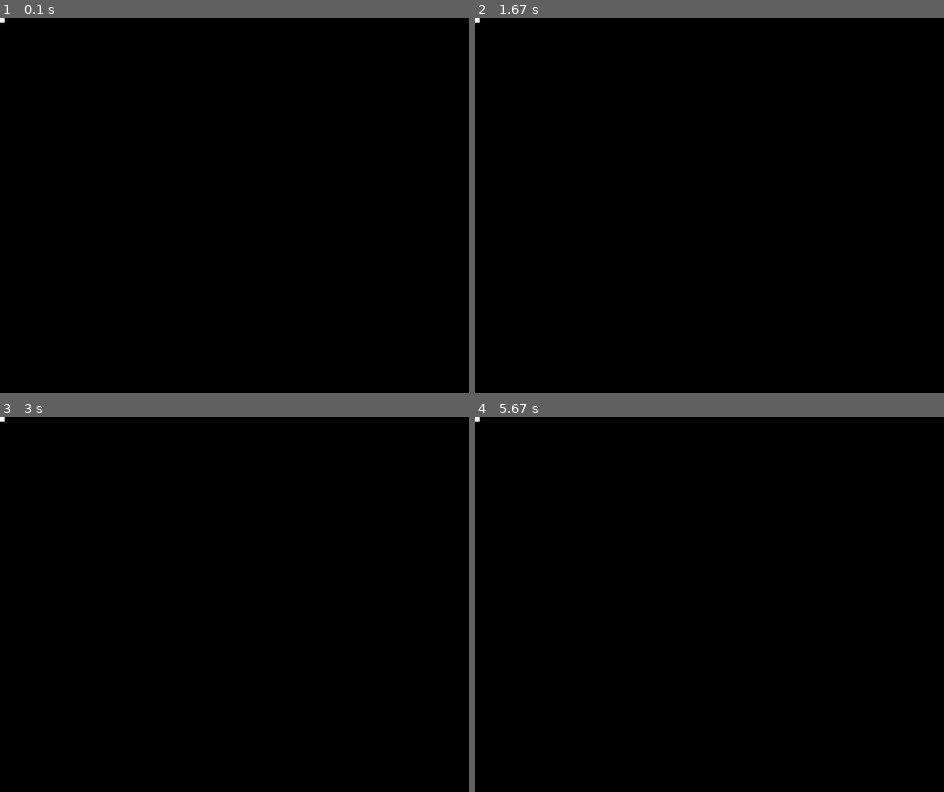
Above: before the commit, frames 1-4 (two rows, left to right).
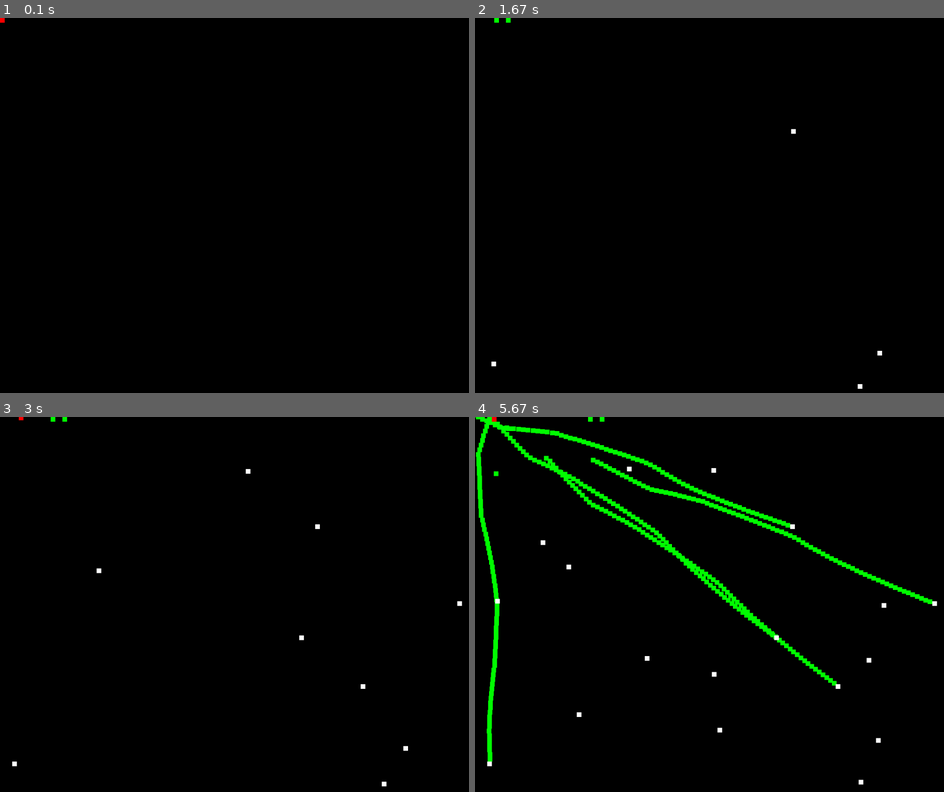
Above: after the commit, the same moments.

Repository: DominantaDev/battlepygame
Game: pygame game, started from main.py
Two runs of this game, one before a commit and one after it. Both use one fixed random seed, a clock stepped at 60 frames per second and the inputs below.
Inputs:
- Up to frame 1 (0.1 s): no input
- Up to frame 2 (1.67 s): hold Space 0.33-0.8 s; hold Right 0.33-0.8 s; hold Right 0.83-1.3 s; hold D 0.83-1.3 s; tap Space at 0.9, 1.2, 1.4 s; hold Up 1.33-1.63 s; hold W 1.33-1.63 s
- Up to frame 3 (3 s): hold Right 1.67-2.13 s; hold D 1.67-2.13 s; tap Space at 1.73, 2.03, 2.23, 2.53, 2.8 s; hold Left 2.17-2.7 s; hold A 2.17-2.7 s; hold Down from 2.73 s (still down); hold S from 2.73 s (still down)
- Up to frame 4 (5.67 s): release Down at 3.03 s; release S at 3.03 s; hold Left 3.07-3.47 s; hold A 3.07-3.47 s; tap Space at 3.13, 3.43, 3.57, 3.97, 4.27, 4.63, 5.03, 5.33, 5.53 s; hold Up 3.5-3.87 s; hold W 3.5-3.87 s; hold Right 3.9-4.53 s; hold D 3.9-4.53 s; hold Down 4.57-4.93 s; hold S 4.57-4.93 s; hold Left 4.97-5.43 s; hold A 4.97-5.43 s; hold Right from 5.47 s (still down); hold D from 5.47 s (still down)

The runs differ from the first frame. In frame 1, less than 0.1% of the frame differs, in the area x 0-1%, y 0-2%; in frame 2, 0.1%; in frame 3, 0.2%; in frame 4, 5.1%, in the area x 0-99%, y 0-99%.

Commit message:
rabochya versiya tut tipo vragi menyaut deystviya i krutaya vrode structura

Diff:
--- a/enemy.py
+++ b/enemy.py
@@ -1,11 +1,10 @@
 from vector2 import *
 from entity import Entity
-from enums import *
 from random import choice
 import consts
 
 class Enemy(Entity):
-    def __init__(self, pos: Vector2 = VectorZero, speed: int = 100, damage: int = 10, buffer_actions=[]):
-        super().__init__()
+    def __init__(self, pos: Vector2 = VectorZero, target = VectorZero, speed: int = 50, damage: int = 10, buffer_actions=[]):
+        super().__init__(pos=pos, speed=speed, buffer_actions=buffer_actions, target=target)
         self.damage = damage
         self.buffer_actions = [self.Walk, self.Shoot, self.Chase]
--- a/entity.py
+++ b/entity.py
@@ -1,7 +1,6 @@
 from vector2 import *
 from moveable_object import MoveableObject
 from random import choice
-from enums import Action
 import world
 import consts
 
@@ -12,8 +11,8 @@
     speed: int
     buffer_actions = []
     update_delta: float
-    last_action: Action
     last_action_time: int
+    last_action = 0
     target: Vector2
 
     def __init__(self,
@@ -21,8 +20,8 @@
                 speed=20,
                 hp=100,
                 buffer_actions=[],
-                update_delta=100,
-                target: Vector2 = VectorZero,
+                update_delta=3000,
+                target = world.doll,
                 color: tuple = consts.WHITE
                 ):
         super().__init__(pos, speed, color)
@@ -31,17 +30,19 @@
         self.buffer_actions = buffer_actions
         self.update_delta = update_delta
         self.target = target
+        self.last_action = self.Walk
 
         self.last_action_time = 0
+
+        Entity.ALL.append(self)
 
     def action_update(self, millsecs):
         if not self.buffer_actions:
             return
         if (millsecs-self.last_action_time) >= self.update_delta:
             self.last_action_time = millsecs
-            self.choice(self.buffer_actions)()
-        else:
-            return
+            self.last_action = choice(self.buffer_actions)
+        self.last_action()
 
     def Move(self, direction: Vector2):
         self.pos += direction.norm() * self.speed * world.dt
@@ -53,8 +54,8 @@
 
     def Chase(self):
         self.Move(self.target.pos-self.pos)
-        print(f"{type(self)} ({self.id}) преследует {type(self.target)} ({self.target.id})")
+        print(f"{type(self)} ({self.id}) преследует {type(self.target)} ({self.target.pos})")
 
     def Shoot(self):
-        Projectile(self.pos, (self.target.pos-self.pos).norm())
-        print(f"{type(self)} ({self.id}) летит в направлении {type(self.target.impulse)}")
+        Projectile(self.pos, (self.target.pos-self.pos).norm(), 300)
+        print(f"{type(self)} ({self.id}) летит в направлении {type(self.target)}")
--- a/enums.py
+++ /dev/null
@@ -1,8 +0,0 @@
-from enum import Enum, auto
-from vector2 import Vector2
-
-class Action:
-    CHASE = auto()
-    WALK = auto()
-    SHOOT = auto()
-    MOVE = auto()
--- a/input_event.py
+++ b/input_event.py
@@ -1,4 +1,5 @@
 import pygame
+from vector2 import *
 
 class InputEvent:
     ALL = []
@@ -15,20 +16,17 @@
         InputEvent.ALL.append(self)
 
     @staticmethod
-    def getAxis(axis, event):
+    def getAxis(axis):
+        axis_obj = None
+
         for i in InputEvent.ALL:
             if axis == i.name:
                 axis_obj = i
-            else:
-                raise ValueError(f"Нет оси с названием {axis}")
+                break
 
-        if event.type == pygame.KEYDOWN:
-            return
+        if axis_obj is None:
+            raise ValueError(f"Нет оси с названием {axis}")
 
-        print(f"{axis_obj.name} нажата кнопкой {event.key}")
-        if event.key == axis_obj.pos_key:
-            return 1
-        elif event.key == axis_obj.neg_key:
-            return -1
-        else:
-            return 0
+        keys = pygame.key.get_pressed()
+
+        return int(keys[axis_obj.pos_key]) - int(keys[axis_obj.neg_key])
--- a/main.py
+++ b/main.py
@@ -9,7 +9,8 @@
 from projectile import Projectile
 from enemy import Enemy
 from vector2 import *
-from enums import *
+from player import Player
+from moveable_object import MoveableObject
 
 # Значения
 WIDTH = 1000
@@ -23,7 +24,7 @@
 pygame.display.set_caption('ZMEYAAAA')
 clock = pygame.time.Clock()
 
-Player = Entity(VectorZero, 2)
+player = Player()
 
 # Основной цикл
 run = True
@@ -38,29 +39,30 @@
         if event.type == pygame.KEYDOWN:
             # # Ходьба
             # if event.key == pygame.K_a:
-            #     Player.pos += VectorLeft * Player.speed
+            #     player.pos += VectorLeft * player.speed
             # elif event.key == pygame.K_d:
-            #     Player.pos += VectorRight * Player.speed
+            #     player.pos += VectorRight * player.speed
             # elif event.key == pygame.K_w:
-            #     Player.pos += VectorUp * Player.speed
+            #     player.pos += VectorUp * player.speed
             # elif event.key == pygame.K_s:
-            #     Player.pos += VectorDown * Player.speed
+            #     player.pos += VectorDown * player.speed
 
             if event.key == pygame.K_SPACE:
-                Enemy(Vector2(random.randint(0, WIDTH), random.randint(0, HEIGHT)), 10)
+                Enemy(Vector2(random.randint(0, WIDTH), random.randint(0, HEIGHT)), target=player)
 
             # Стрельба
             if event.key == pygame.K_LEFT:
-                Projectile(Player.pos, VectorLeft, 1/16)
+                Projectile(player.pos, VectorLeft, 50)
             elif event.key == pygame.K_RIGHT:
-                Projectile(Player.pos, VectorRight, 1/16)
+                Projectile(player.pos, VectorRight, 50)
             elif event.key == pygame.K_UP:
-                Projectile(Player.pos, VectorUp, 1/16)
+                Projectile(player.pos, VectorUp, 50)
             elif event.key == pygame.K_DOWN:
-                Projectile(Player.pos, VectorDown, 1/16)
+                Projectile(player.pos, VectorDown, 50)
 
     for pr in Projectile.ALL:
-        pr.pos += pr.impulse * world.dt
+        pr.pos += pr.impulse * world.dt * pr.speed
+        pygame.draw.rect(screen, pr.color, (pr.pos.x, pr.pos.y, CEIL, CEIL))
 
     for ent in Entity.ALL:
         # _action = ent.action_update(pygame.time.get_ticks())
--- a/moveable_object.py
+++ b/moveable_object.py
@@ -3,6 +3,10 @@
 import consts
 
 class MoveableObject(Object):
+    ALL = []
+
     def __init__(self, pos=VectorZero, speed=20, color=consts.WHITE):
         super().__init__(pos=pos, color=color)
         self.speed = speed
+
+        MoveableObject.ALL.append(self)
--- a/player.py
+++ b/player.py
@@ -1,7 +1,6 @@
 from entity import Entity
-from enums import Action
 from input_event import InputEvent
-from vector2 import Vector2
+from vector2 import *
 
 import consts
 import pygame
@@ -12,10 +11,11 @@
 class Player(Entity):
     def __init__(self):
         super().__init__(
+            pos=VectorZero,
             buffer_actions=[],
             color=consts.RED,
-            speed=25
+            speed=100
         )
 
     def action_update(self, millsecs):
-        self.Move(Vector2(InputEvent.getAxis("move_x", pygame.event), InputEvent.getAxis("move_y", pygame.event)))
+        self.Move(Vector2(InputEvent.getAxis("move_x"), InputEvent.getAxis("move_y")))
--- a/world.py
+++ b/world.py
@@ -1 +1,4 @@
+from moveable_object import MoveableObject
+
 dt = 0
+doll = MoveableObject()
